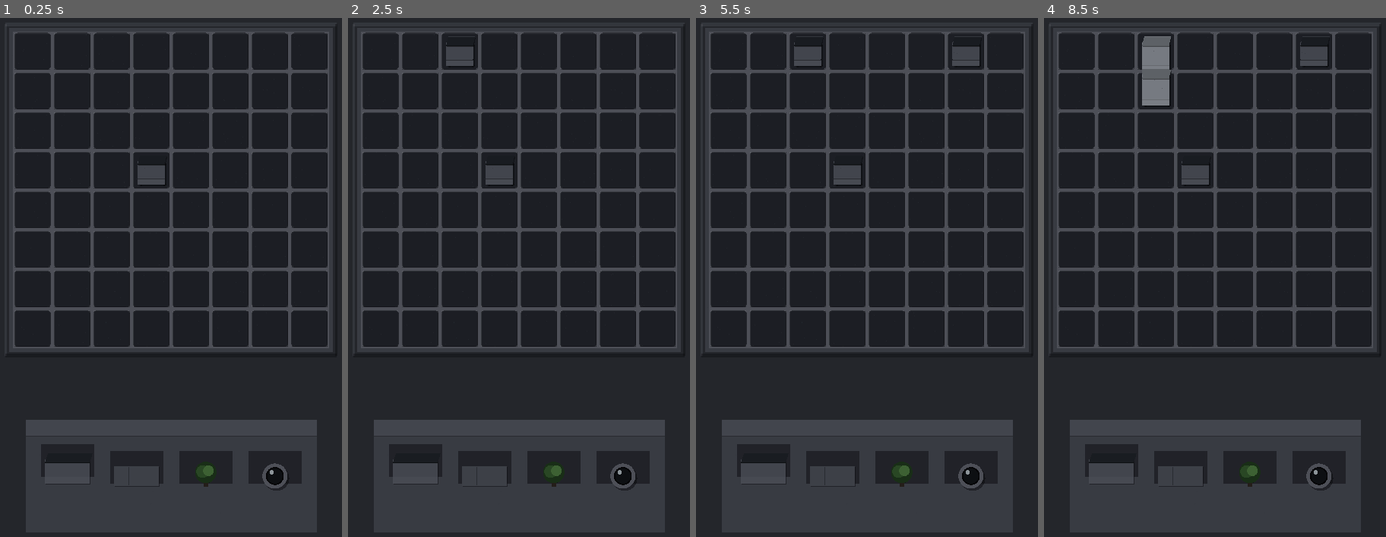
Above: before the commit, frames 1-4 (left to right).
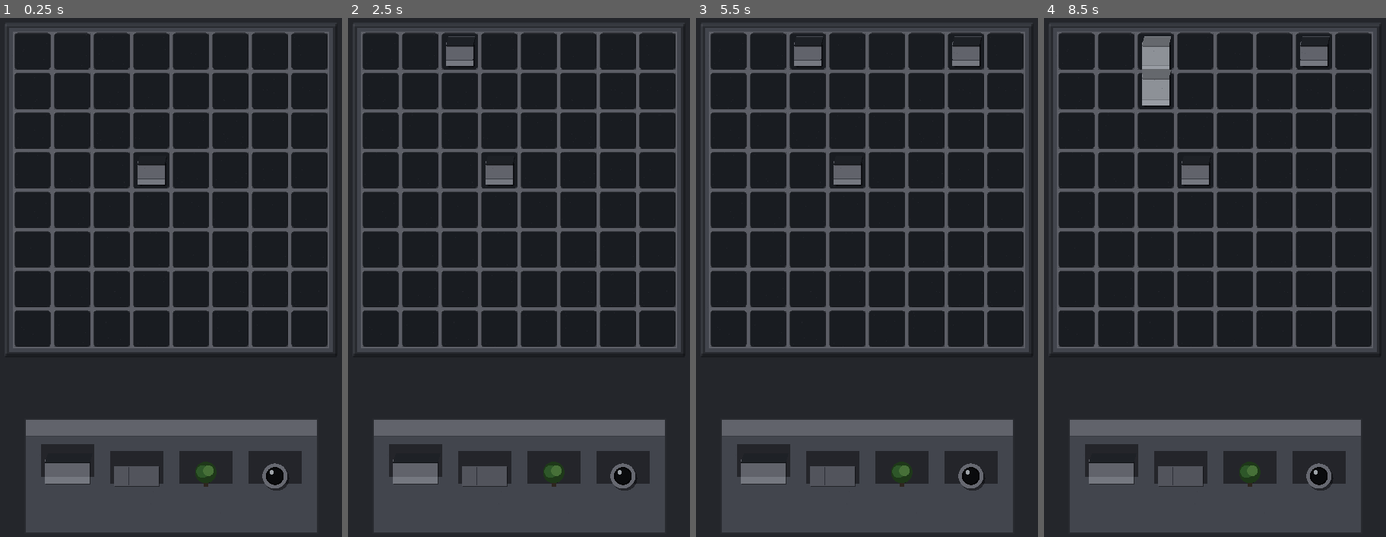
Above: after the commit, the same moments.

Repository: bkorel/dvorik
Game: Godot game, scene res://scenes/main.tscn
The game is run twice, just before and just after one commit, with the same random seed, the same clock (stepped at 60 frames per second) and the same inputs.
Inputs (mouse positions are in pixels of both pictures, inside the frame that each line leads up to):
- Up to frame 1 (0.25 s): no input
- Up to frame 2 (2.5 s): tap Enter at 0.5, 2 s; drag from (378, 49) to (553, 126) at 0.52 s; tap Space at 1.25 s; drag from (419, 49) to (501, 381) at 1.27 s; move the mouse to (460, 49) at 2.02 s; click (460, 49) at 2.17 s
- Up to frame 3 (5.5 s): tap Space at 2.75, 4.25 s; drag from (846, 49) to (764, 168) at 2.77 s; tap Enter at 3.5 s; drag from (887, 49) to (884, 261) at 3.52 s; drag from (925, 49) to (815, 106) at 4.27 s; move the mouse to (966, 49) at 5.02 s; click (966, 49) at 5.17 s
- Up to frame 4 (8.5 s): drag from (1355, 49) to (1146, 287) at 5.77 s; drag from (1074, 90) to (1249, 126) at 6.52 s; drag from (1115, 90) to (1197, 381) at 7.27 s; move the mouse to (1156, 90) at 8.02 s; click (1156, 90) at 8.17 s

The runs differ from the first frame. In frame 1, 3.6% of the frame differs, in the area x 7-93%, y 27-91%; in frame 2, 3.8%; in frame 3, 4.1%, in the area x 7-93%, y 4-91%; in frame 4, 4.0%.

Commit message:
Спринт 4: чуть светлее каменные фишки на тёмной плите
Контраст объёмов и карниза, чтобы игрушки читались на лунках.

Co-authored-by: Konstantin Belousov <bkorel@users.noreply.github.com>

Diff:
--- a/scripts/tile_type.gd
+++ b/scripts/tile_type.gd
@@ -10,19 +10,19 @@
 const COUNT := 5
 
 # Холодный камень. Одно живое зелёное — крона. Один блеск — масло.
-const TABLE := Color(0.22, 0.23, 0.26)
-const TABLE_RECESS := Color(0.11, 0.12, 0.14)
-const TABLE_RIDGE := Color(0.30, 0.31, 0.34)
-const TABLE_GRAIN := Color(0.18, 0.19, 0.22)
-const TABLE_EDGE := Color(0.14, 0.15, 0.17)
-const STONE_PALE := Color(0.42, 0.43, 0.46)
-const STONE_LIGHT := Color(0.34, 0.35, 0.38)
-const STONE_MID := Color(0.26, 0.27, 0.30)
-const STONE_DARK := Color(0.16, 0.17, 0.19)
-const STONE_FACE := Color(0.28, 0.29, 0.32)
-const ROOF_SLAB := Color(0.10, 0.11, 0.13)
-const ROOF_EDGE := Color(0.06, 0.07, 0.08)
-const ROOF_SHEEN := Color(0.20, 0.21, 0.24)
+const TABLE := Color(0.26, 0.27, 0.30)
+const TABLE_RECESS := Color(0.10, 0.11, 0.13)
+const TABLE_RIDGE := Color(0.36, 0.37, 0.40)
+const TABLE_GRAIN := Color(0.20, 0.21, 0.24)
+const TABLE_EDGE := Color(0.16, 0.17, 0.19)
+const STONE_PALE := Color(0.52, 0.53, 0.56)
+const STONE_LIGHT := Color(0.44, 0.45, 0.48)
+const STONE_MID := Color(0.38, 0.39, 0.42)
+const STONE_DARK := Color(0.22, 0.23, 0.26)
+const STONE_FACE := Color(0.46, 0.47, 0.50)
+const ROOF_SLAB := Color(0.12, 0.13, 0.15)
+const ROOF_EDGE := Color(0.07, 0.08, 0.09)
+const ROOF_SHEEN := Color(0.28, 0.29, 0.32)
 # Совместимость со старыми именами.
 const GRASS := TABLE
 const GRASS_FIBER := TABLE_GRAIN
@@ -35,28 +35,28 @@
 const WOOD_RIDGE := ROOF_EDGE
 const WOOD_ROOF := ROOF_SLAB
 const WOOD_ROOF_EDGE := ROOF_EDGE
-const ROAD_COL := Color(0.24, 0.25, 0.28)
+const ROAD_COL := Color(0.32, 0.33, 0.36)
 const ROAD_GROOVE := Color(0.08, 0.09, 0.11)
-const ROAD_SEAM := Color(0.16, 0.17, 0.19)
-const TREE_TRUNK := Color(0.14, 0.12, 0.10)
-const TREE_CROWN := Color(0.16, 0.28, 0.14)
-const TREE_CROWN_HI := Color(0.24, 0.38, 0.20)
-const TREE_CROWN_LO := Color(0.10, 0.18, 0.09)
-const WATER_COL := Color(0.05, 0.06, 0.07)
-const WATER_DEEP := Color(0.02, 0.02, 0.03)
-const WATER_GLOSS := Color(0.55, 0.58, 0.60)
-const WATER_RIM := Color(0.30, 0.31, 0.34)
-const WATER_PUDDLE := Color(0.06, 0.07, 0.08)
-const REFLECTION := Color(0.04, 0.04, 0.05, 0.78)
-const PATH_SHADE := Color(0.18, 0.19, 0.21)
+const ROAD_SEAM := Color(0.18, 0.19, 0.22)
+const TREE_TRUNK := Color(0.18, 0.15, 0.12)
+const TREE_CROWN := Color(0.18, 0.34, 0.16)
+const TREE_CROWN_HI := Color(0.28, 0.44, 0.22)
+const TREE_CROWN_LO := Color(0.12, 0.22, 0.10)
+const WATER_COL := Color(0.04, 0.045, 0.05)
+const WATER_DEEP := Color(0.015, 0.015, 0.02)
+const WATER_GLOSS := Color(0.62, 0.64, 0.66)
+const WATER_RIM := Color(0.40, 0.41, 0.44)
+const WATER_PUDDLE := Color(0.05, 0.055, 0.06)
+const REFLECTION := Color(0.03, 0.03, 0.04, 0.78)
+const PATH_SHADE := Color(0.24, 0.25, 0.27)
 const PATH_GROOVE := Color(0.06, 0.07, 0.08)
-const REED := Color(0.18, 0.30, 0.15)
-const YARD_BUSH := Color(0.14, 0.26, 0.12)
-const YARD_PEG := Color(0.20, 0.18, 0.16)
-const PORCH := Color(0.32, 0.33, 0.36)
-const PORCH_EDGE := Color(0.18, 0.19, 0.21)
-const FLASH_LIT := Color(0.78, 0.80, 0.82)
-const SHADOW := Color(0.02, 0.02, 0.03, 0.45)
+const REED := Color(0.20, 0.34, 0.16)
+const YARD_BUSH := Color(0.16, 0.30, 0.14)
+const YARD_PEG := Color(0.24, 0.20, 0.16)
+const PORCH := Color(0.42, 0.43, 0.46)
+const PORCH_EDGE := Color(0.22, 0.23, 0.26)
+const FLASH_LIT := Color(0.82, 0.84, 0.86)
+const SHADOW := Color(0.02, 0.02, 0.03, 0.50)
 
 
 static func clamp_id(v: int) -> int:
